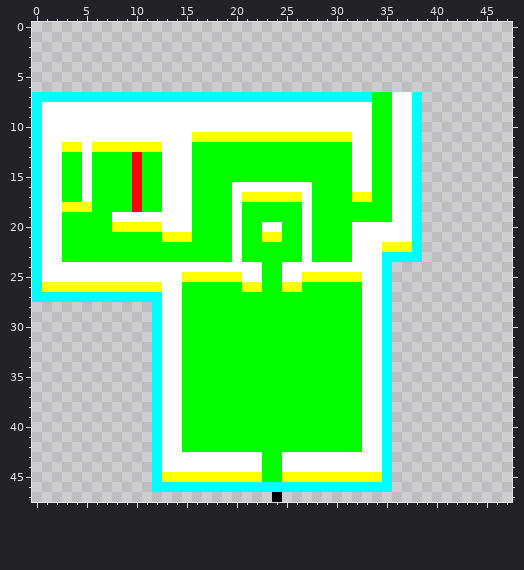
Pixel-art file: RDEngineContent/Aseprite/Level2.aseprite. The first picture shows the starting point.
48x48 pixels, 1 frame.
The result:
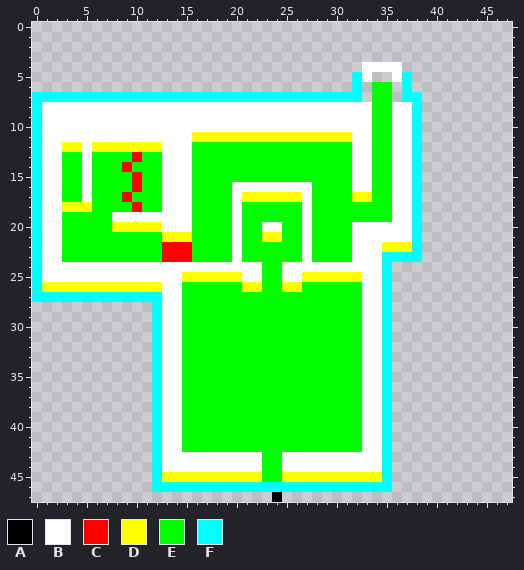
Palette (. is transparent): A #000000  B #ffffff  C #ff0000  D #ffff00  E #00ff00  F #00ffff
Diff:
{"where": "layer \"Layer\""}
{"y":4,"x":33,"old":"....","new":"BBBB"}
{"y":5,"x":32,"old":"..","new":"FB"}
{"y":5,"x":36,"old":"..","new":"BF"}
{"y":6,"x":32,"old":".","new":"F"}
{"y":6,"x":34,"old":"..","new":"EE"}
{"y":6,"x":37,"old":".","new":"F"}
{"y":7,"x":33,"old":"F","new":"."}
{"y":7,"x":36,"old":"BB","new":".F"}
{"y":14,"x":9,"old":"EC","new":"CE"}
{"y":17,"x":9,"old":"EC","new":"CE"}
{"y":22,"x":13,"old":"EEE","new":"CCC"}
{"y":23,"x":13,"old":"EEE","new":"CCC"}
{"label":"changed","picture_box":[352,62,412,102]}
{"label":"changed","picture_box":[122,162,142,202]}
{"label":"changed","picture_box":[162,242,192,262]}
